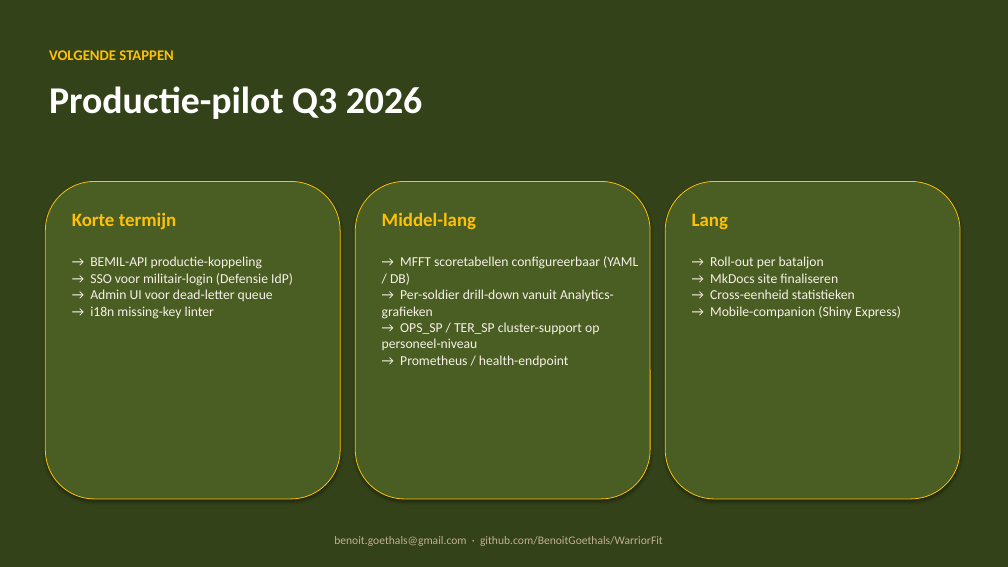
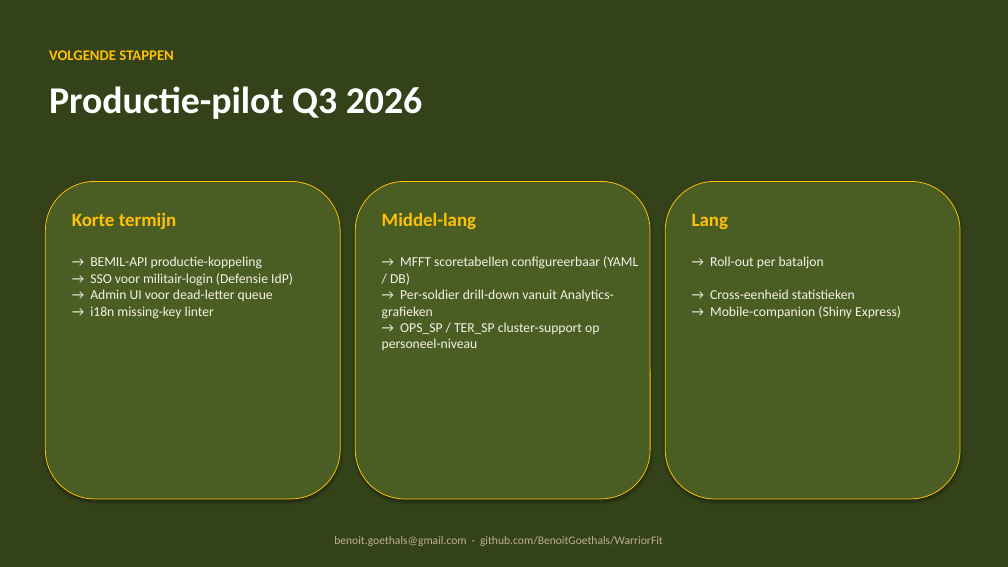
Before and after one commit to BenoitGoethals/WarriorFit, a slide deck: slide 11 of documentation/WarriorFit_Technisch_NL.pptx (slide 19 before the commit). Drawn at 1008x567 pixels with LibreOffice and Linux fonts; fonts in the diff are those of the drawing. Boxes give left, top, right and bottom in pixels: in the first picture for what was removed or moved away, otherwise in the second. Text is boxed around its words. In the diff, an @@ line names an element or a change of style, - is before the commit and + after.

Commit message:
docs: update WarriorFit_Technisch_NL presentation

```diff
--- a/documentation/WarriorFit_Technisch_NL.pptx
+++ b/documentation/WarriorFit_Technisch_NL.pptx
@@ text at (x1=710, y1=273, x2=838, y2=283): paragraph removed @@
-→ MkDocs site finaliseren
@@ text at (x1=400, y1=355, x2=569, y2=367): paragraph removed @@
-→ Prometheus / health-endpoint
```
Also in this commit, not shown: 1 other slide changed, 3 slides added, 11 slides removed, 1 other file.
